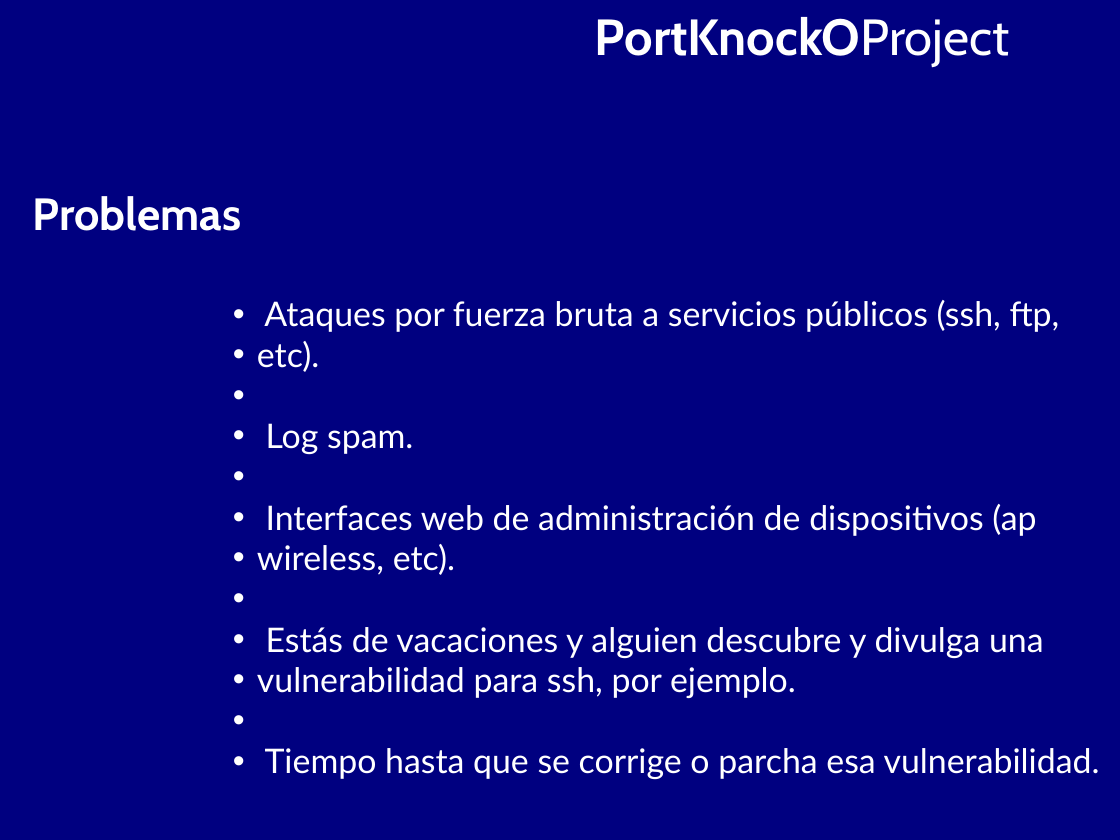
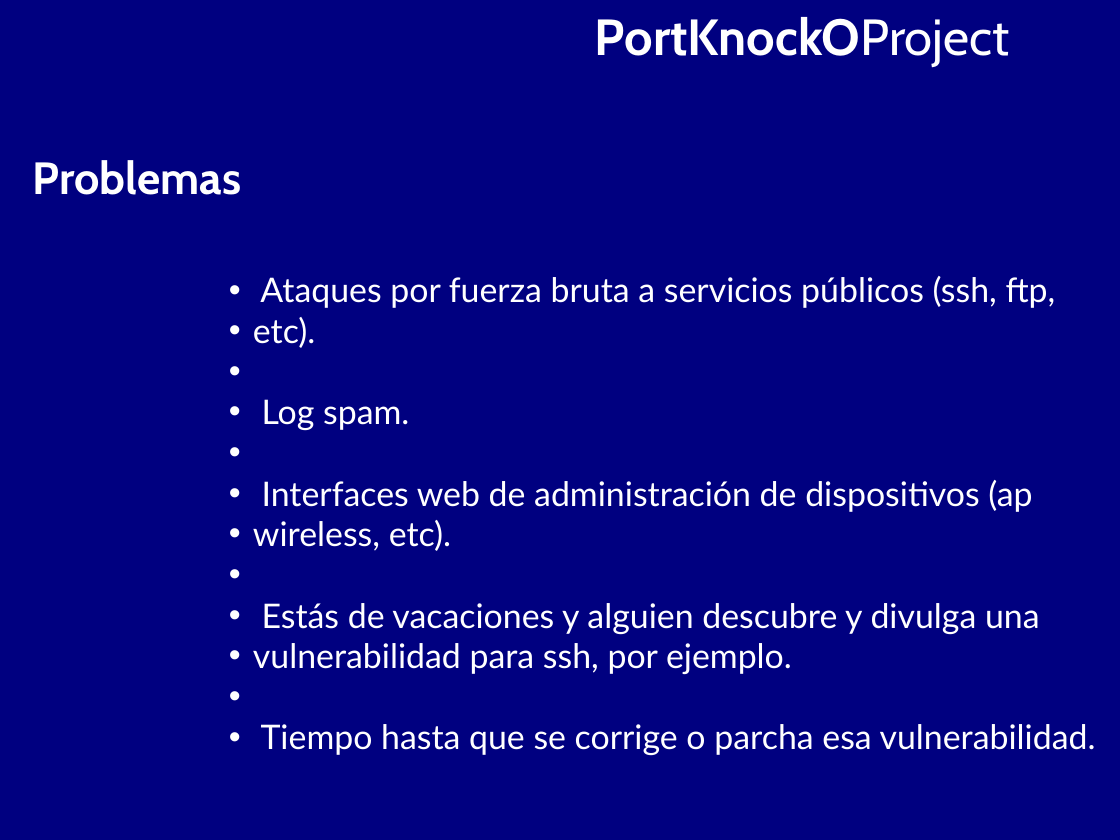
Before and after one commit to BackupTheBerlios/portknocko-svn, a slide deck: slide 2 of trunk/jornadas/jornadas.odp. Drawn at 1120x840 pixels with LibreOffice and Linux fonts; fonts in the diff are those of the drawing. Boxes give left, top, right and bottom in pixels: in the first picture for what was removed or moved away, otherwise in the second. Text is boxed around its words. In the diff, an @@ line names an element or a change of style, - is before the commit and + after.

```diff
--- a/trunk/jornadas/jornadas.odp
+++ b/trunk/jornadas/jornadas.odp
@@ text "Problemas": place and size @@
-text "Problemas" at [33,196,241,231]
+text "Problemas" at [33,160,241,195]
@@ text "Ataques por fuerza bruta a ...": place and size @@
-text "Ataques por fuerza bruta a ..." at [257,300,1100,780]
+text "Ataques por fuerza bruta a ..." at [253,276,1096,756]
```
Also in this commit, not shown: 4 other slides changed, 2 slides added, 9 slides removed, 1 other file.
